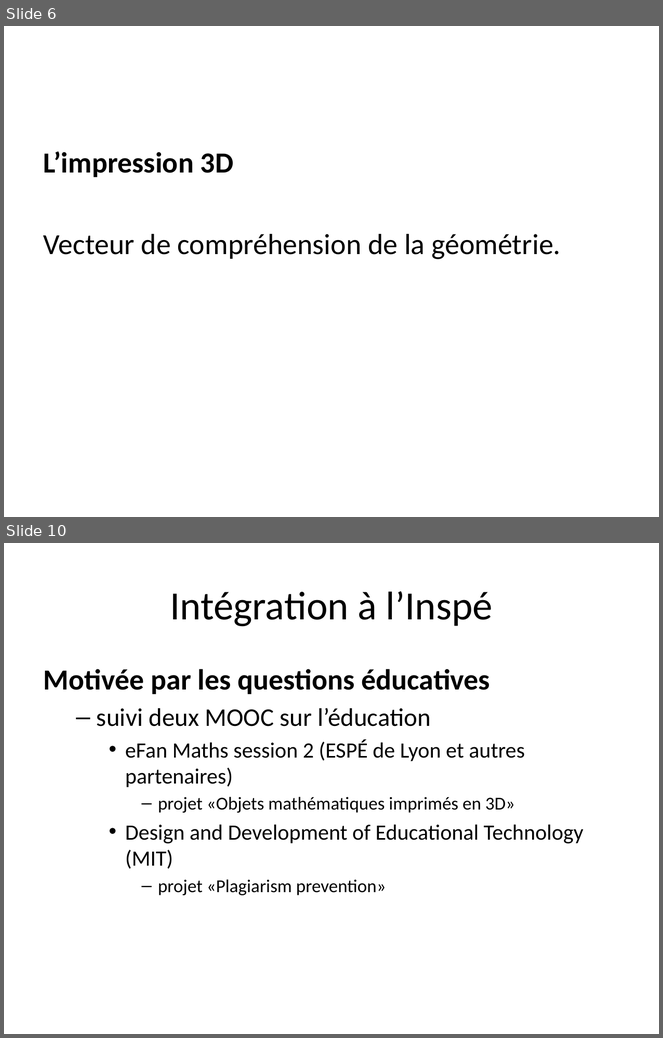
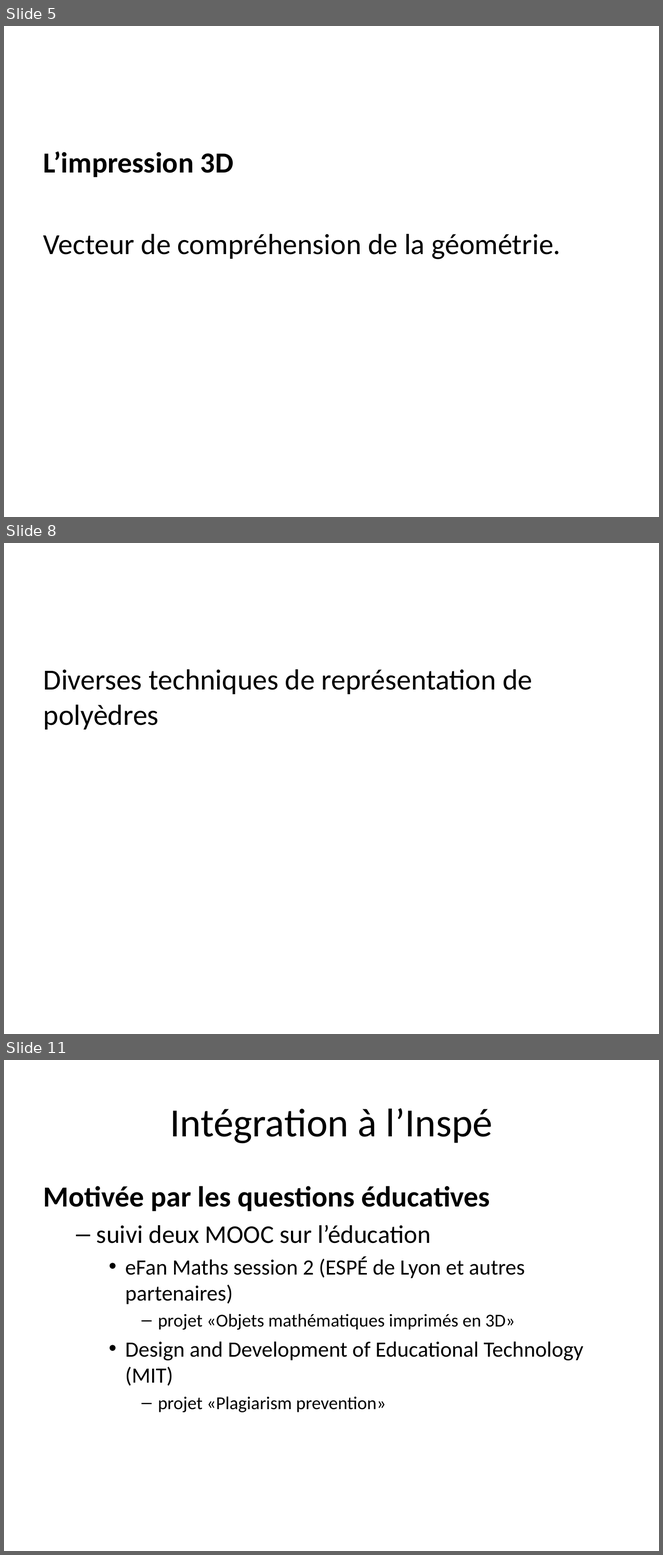
Before and after one commit to albamath/Marseille, a slide deck: 2020-06-01.pptx. Shown one above the other, each under a label of ours: slides 6 and 10 before the commit, slides 5, 8 and 11 after it; the slides between them are not shown. The pictures are 663x1038 and 663x1555 pixels, drawn with LibreOffice and Linux fonts; fonts in the diff are those of the drawing. Boxes give left, top, right and bottom in pixels: in the first picture for what was removed or moved away, otherwise in the second. Text is boxed around its words. In the diff, an @@ line names an element or a change of style, - is before the commit and + after.

```diff
--- a/2020-06-01.pptx
+++ b/2020-06-01.pptx
@@ slide 8 added at [4,543,659,1034], background #FFFFFF @@
@@ text added at [44,669,532,730], 32 pt, text #000000 @@
+Diverses techniques de représentation de polyèdres
@@ what was slide 6 is now slide 5 @@
@@ what was slide 10 is now slide 11 @@
```
Also in this commit, not shown: 3 slides changed, 2 other slides added, 2 slides removed, 9 other files.
